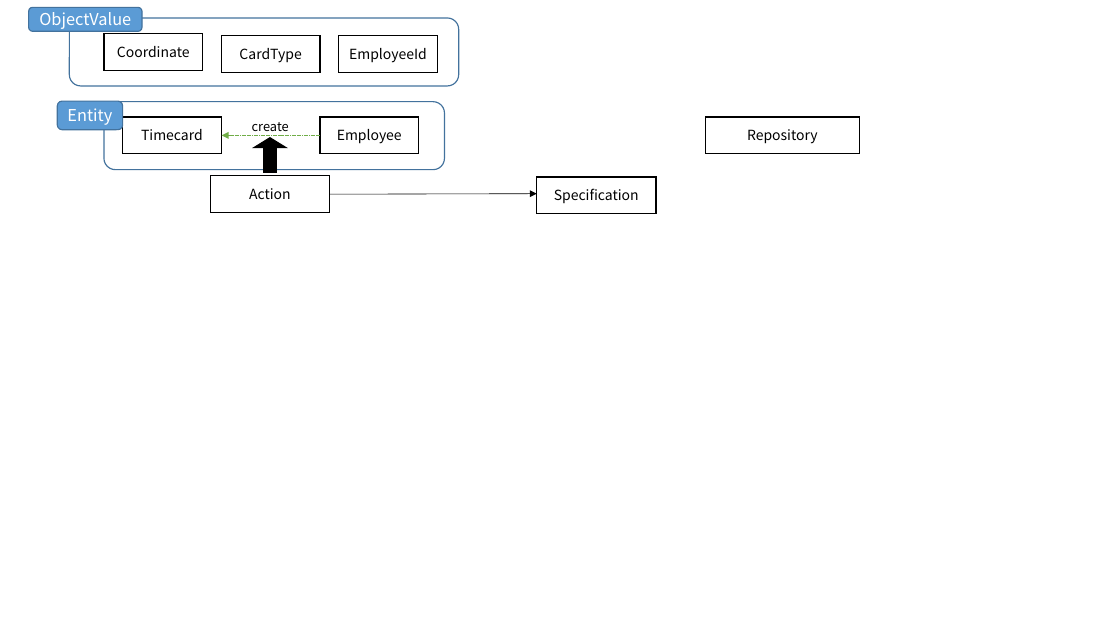
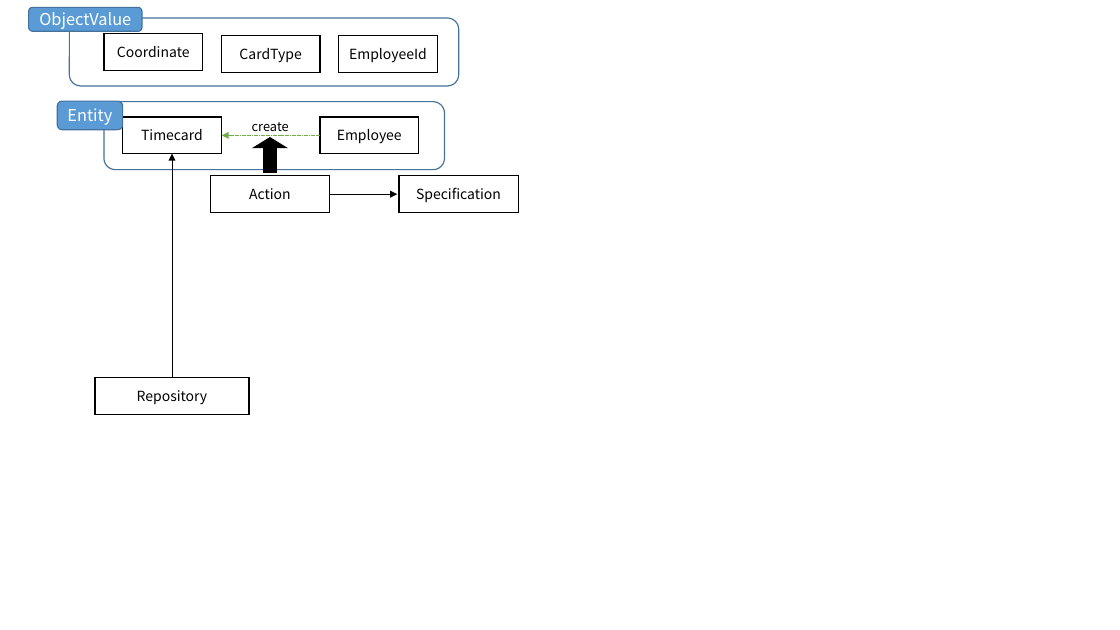
Before and after one commit to satoRoger/FukuUchiERP, a slide deck: slide 3 of chart/abstructDesign.pptx. Drawn at 1120x630 pixels with LibreOffice and Linux fonts; fonts in the diff are those of the drawing. Boxes give left, top, right and bottom in pixels: in the first picture for what was removed or moved away, otherwise in the second. Text is boxed around its words. In the diff, an @@ line names an element or a change of style, - is before the commit and + after.

Commit message:
specification

```diff
--- a/chart/abstructDesign.pptx
+++ b/chart/abstructDesign.pptx
@@ arrow added from (172, 377) to (172, 154), #000000 0.5 pt @@
@@ rectangle "Specification": place and size @@
-rectangle "Specification" at (537,177,656,214)
+rectangle "Specification" at (399,176,518,213)
@@ arrow moved from (329, 194) - (537, 194) to (329, 194) - (397, 194) @@
@@ rectangle "Repository": place and size @@
-rectangle "Repository" at (706,117,860,154)
+rectangle "Repository" at (95,377,249,414)
```
